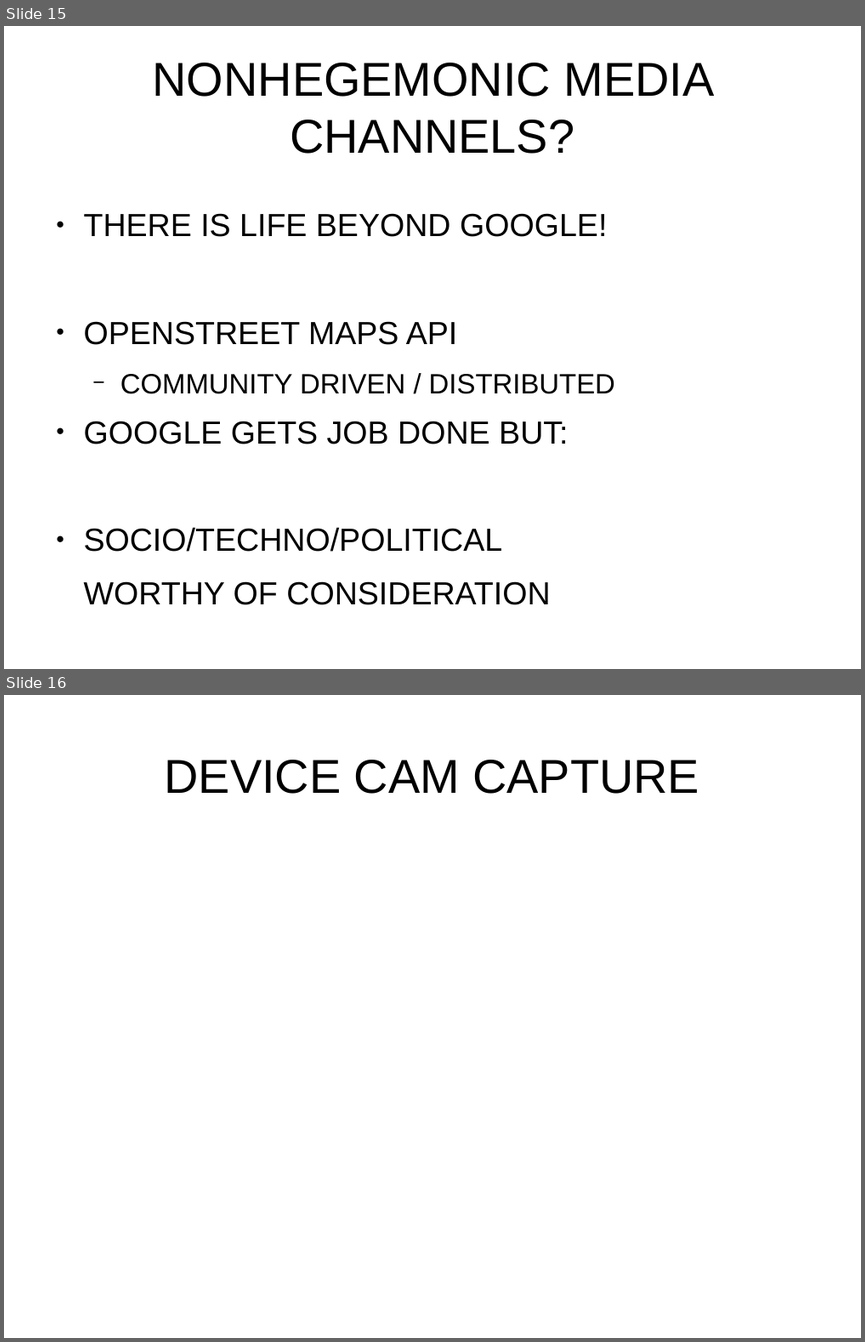
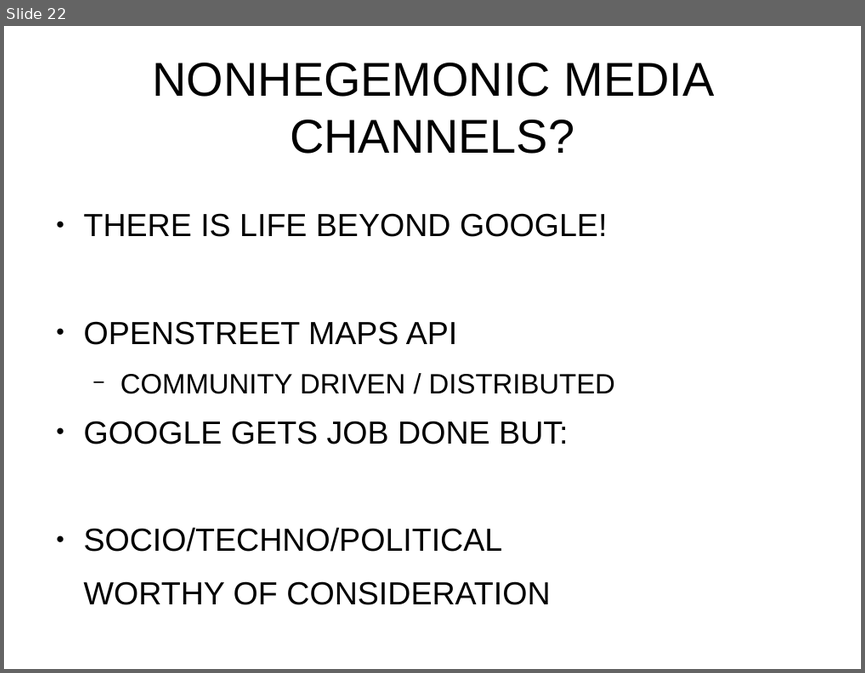
Before and after one commit to fpbu/mobappdev, a slide deck: phonegapbuild_workshop/phonegap_build_slides.odp. Shown one above the other, each under a label of ours: slides 15 and 16 before the commit, slide 22 after it. The pictures are 865x1342 and 865x673 pixels, drawn with LibreOffice and Linux fonts; fonts in the diff are those of the drawing. Boxes give left, top, right and bottom in pixels: in the first picture for what was removed or moved away, otherwise in the second. Text is boxed around its words. In the diff, an @@ line names an element or a change of style, - is before the commit and + after.

```diff
--- a/phonegapbuild_workshop/phonegap_build_slides.odp
+++ b/phonegapbuild_workshop/phonegap_build_slides.odp
@@ slide 16 removed at [4,695,861,1338], background #FFFFFF @@
@@ title removed at [165,760,699,794] @@
-DEVICE CAM CAPTURE
@@ what was slide 15 is now slide 22 @@
```
Also in this commit, not shown: 2 slides changed, 21 slides added, 3 other slides removed, 1 other file.
